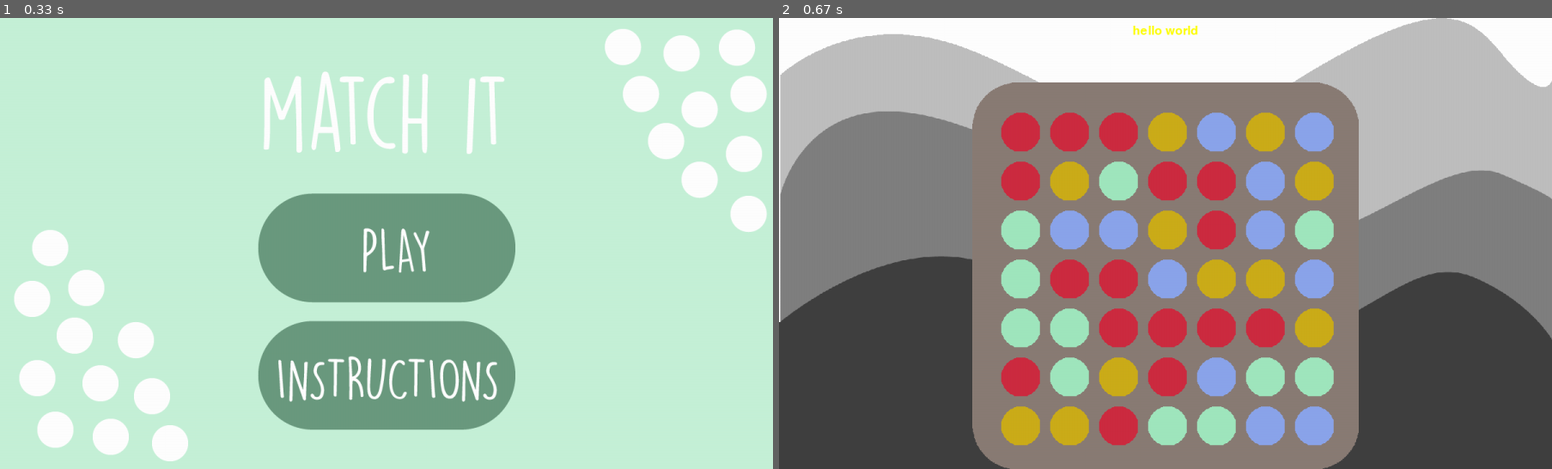
Above: before the commit, frames 1-2 (left to right).
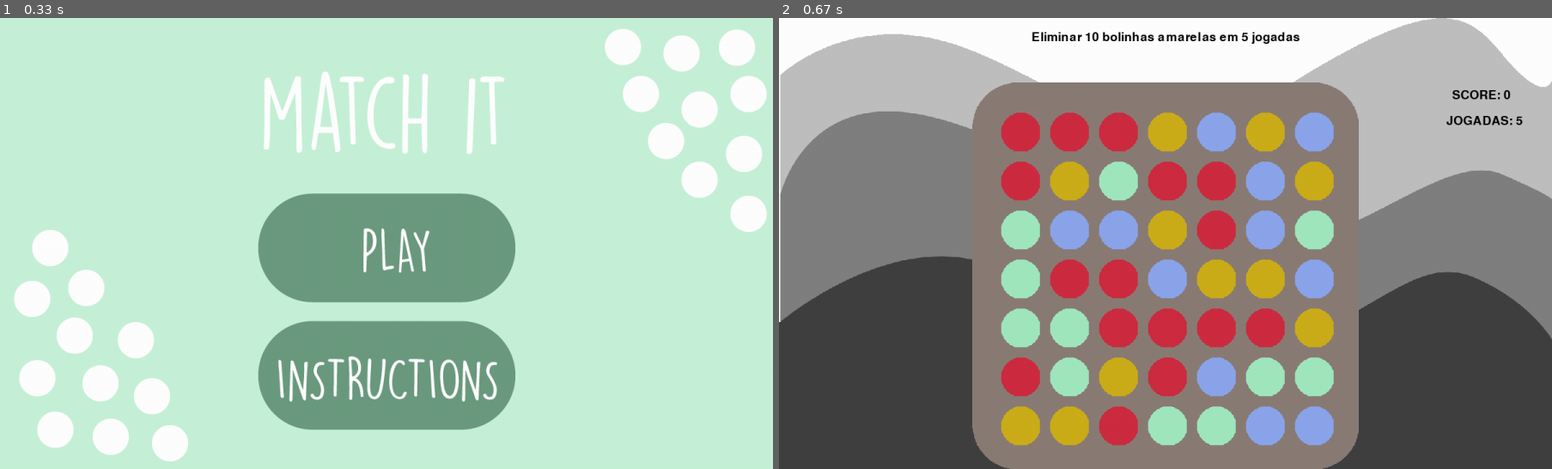
Above: after the commit, the same moments.

Repository: Doradalberto/Pygame
Game: pygame game, started from Game.py
Same seed, same stepped clock (60 frames per second), same inputs: the game is played once before the commit and once after it.
Inputs (mouse positions are in pixels of both pictures, inside the frame that each line leads up to):
- Up to frame 1 (0.33 s): no input
- Up to frame 2 (0.67 s): click (1165, 243) at 0.38 s

Frame 1 is identical in both runs. In frame 2, 0.7% of the frame differs, in the area x 32-97%, y 1-24%.

Commit message:
Criassao dos contadorez

Diff:
--- a/Game.py
+++ b/Game.py
@@ -137,7 +137,8 @@
     lista_sprites = []
     cor = None
 
-    # Comando para evitar travamentos.
+    jogadas = 5
+    jogadas_amarelas = 0
 
     # Loop principal.
     running = True
@@ -180,13 +181,18 @@
             if event.type == pygame.KEYDOWN:
                 if event.key == pygame.K_SPACE:
                     if len(lista_bolinhas) > 1:
+                        if cor == 1:
+                            jogadas_amarelas += len(lista_bolinhas)
                         for b in lista_bolinhas:
                             i_bolinha = b[0]
                             j_bolinha = b[1]
                             tabuleiro_bolinha[i_bolinha][j_bolinha].kill()
                             tabuleiro_bolinha[i_bolinha][j_bolinha] = None
                         lista_bolinhas = []
+                        jogadas -= 1
                         cor = None
+                        if jogadas == 0:
+                            running = False
 
 
             # Verifica se foi fechado
@@ -234,9 +240,19 @@
 
             pygame.draw.line(screen, cor_usada, (xa, ya), (xb, yb), 10)
 
-        text_surface = score_fonte.render("hello world", True, YELLOW)
+        text_surface = score_fonte.render("Eliminar 10 bolinhas amarelas em 5 jogadas", True, BLACK)
         text_rect = text_surface.get_rect()
-        text_rect.midtop = (WIDTH / 2,  10)
+        text_rect.midtop = (WIDTH/2,  20)
+        screen.blit(text_surface, text_rect)
+
+        text_surface = score_fonte.render(f"SCORE: {jogadas_amarelas}", True, BLACK)
+        text_rect = text_surface.get_rect()
+        text_rect.midtop = (WIDTH-110,  110)
+        screen.blit(text_surface, text_rect)
+
+        text_surface = score_fonte.render(f"JOGADAS: {jogadas}", True, BLACK)
+        text_rect = text_surface.get_rect()
+        text_rect.midtop = (WIDTH-105, 150)
         screen.blit(text_surface, text_rect)
 
 
